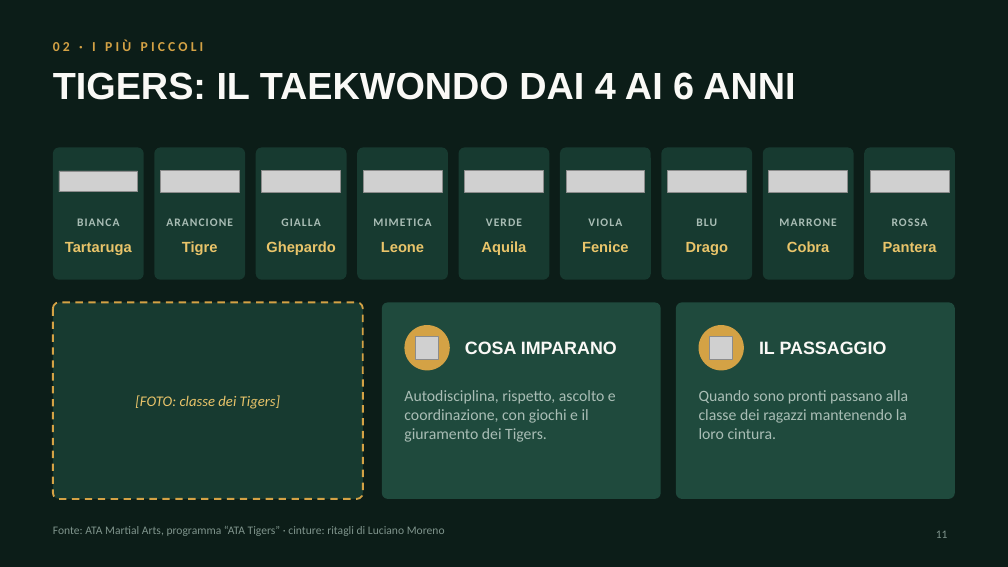
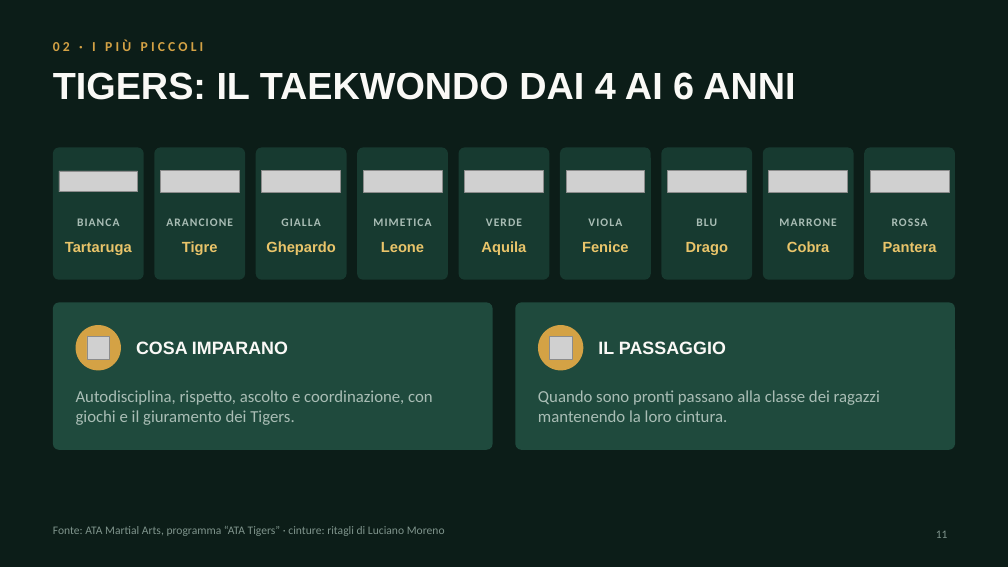
Before and after one commit to maxwhinsis-byte/mirae-imagenes, a slide deck: slide 11 of salida/Taekwondo_Songahm_Scuola_Lavoro.pptx. Drawn at 1008x567 pixels with LibreOffice and Linux fonts; fonts in the diff are those of the drawing; grey boxes stand for pictures. Boxes give left, top, right and bottom in pixels: in the first picture for what was removed or moved away, otherwise in the second. Text is boxed around its words. In the diff, an @@ line names an element or a change of style, - is before the commit and + after.

```diff
--- a/salida/Taekwondo_Songahm_Scuola_Lavoro.pptx
+++ b/salida/Taekwondo_Songahm_Scuola_Lavoro.pptx
@@ rounded rectangle: place and size @@
-rounded rectangle at box(53, 302, 363, 499)
+rounded rectangle at box(53, 302, 493, 450)
@@ rounded rectangle at box(53, 302, 493, 450): fill #173A30 to #1F4A3D; outline #D4A245 1.75 pt dashed to none; proportions changed @@
@@ ellipse: place and size @@
-ellipse at box(699, 325, 744, 371)
+ellipse at box(76, 325, 121, 371)
@@ text "COSA IMPARANO": place and size @@
-text "COSA IMPARANO" at box(465, 341, 617, 354)
+text "COSA IMPARANO" at box(136, 341, 288, 354)
@@ rounded rectangle removed at box(382, 302, 661, 499) @@
@@ rounded rectangle: place and size @@
-rounded rectangle at box(676, 302, 955, 499)
+rounded rectangle at box(516, 302, 956, 450)
@@ rounded rectangle at box(516, 302, 956, 450): proportions changed @@
@@ ellipse: place and size @@
-ellipse at box(405, 325, 450, 371)
+ellipse at box(538, 325, 584, 371)
@@ text "IL PASSAGGIO": place and size @@
-text "IL PASSAGGIO" at box(759, 341, 887, 354)
+text "IL PASSAGGIO" at box(598, 341, 726, 354)
@@ picture: place and size @@
-picture at box(416, 337, 439, 359)
+picture at box(87, 337, 110, 359)
@@ picture: place and size @@
-picture at box(710, 337, 733, 359)
+picture at box(550, 337, 572, 359)
@@ text "Autodisciplina, rispetto, ascolto e coordinazione, ..." at box(76, 390, 433, 425): size 15 to 16 pt @@
@@ text "Autodisciplina, rispetto, ascolto e coordinazione, ...": place and size @@
-text "Autodisciplina, rispetto, ascolto e coordinazione, ..." at box(404, 390, 616, 442)
+text "Autodisciplina, rispetto, ascolto e coordinazione, ..." at box(76, 390, 433, 425)
@@ text "Quando sono pronti passano alla ...": place and size @@
-text "Quando sono pronti passano alla ..." at box(699, 390, 908, 439)
+text "Quando sono pronti passano alla ..." at box(538, 390, 880, 422)
@@ text "Quando sono pronti passano alla ..." at box(538, 390, 880, 422): size 15 to 16 pt @@
@@ text removed at box(135, 395, 280, 409) @@
-[FOTO: classe dei Tigers]
```
Also in this commit, not shown: 2 other slides changed, 4 other files.
